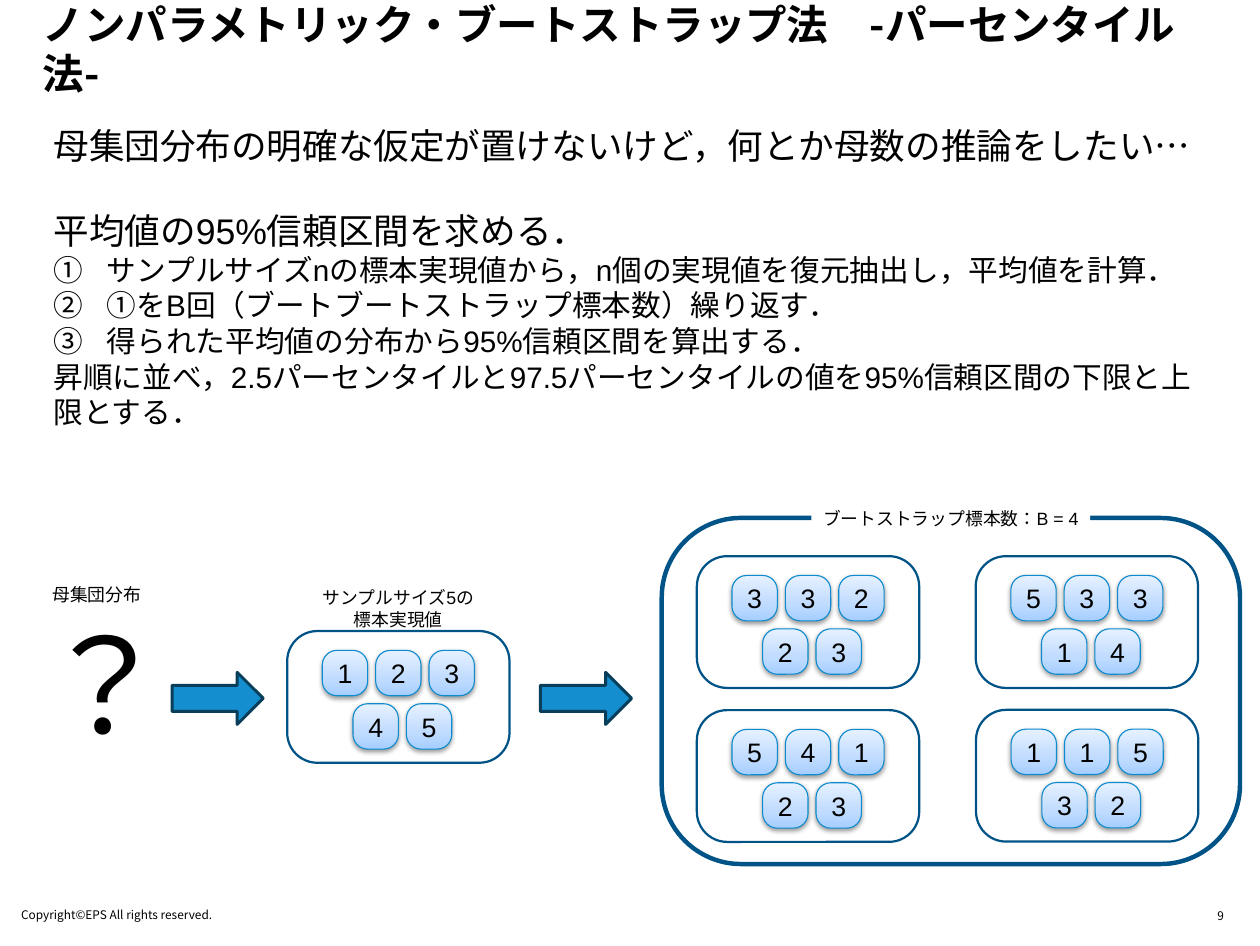
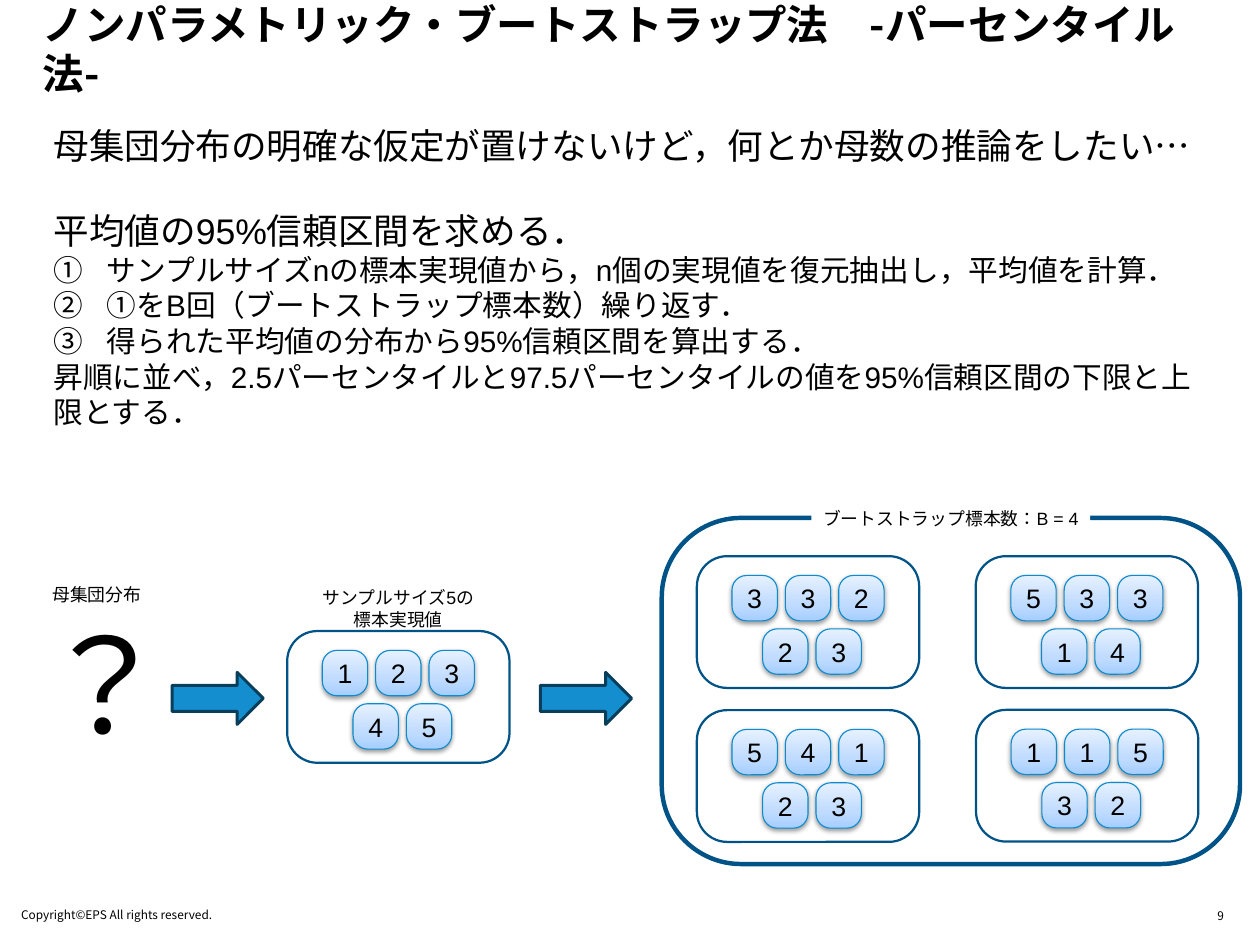
Before and after one commit to R-with-Pharma-Labo/Meetup_1, a slide deck: slide 9 of Materials/1620-1630_Nakagawa/はじめてのシミュレーション_R with Pharma Lab_20260408.pptx. Drawn at 1260x946 pixels with LibreOffice and Linux fonts; fonts in the diff are those of the drawing; background and template pictures are left out. Boxes give left, top, right and bottom in pixels: in the first picture for what was removed or moved away, otherwise in the second. Text is boxed around its words. In the diff, an @@ line names an element or a change of style, - is before the commit and + after.

```diff
--- a/Materials/1620-1630_Nakagawa/はじめてのシミュレーション_R with Pharma Lab_20260408.pptx
+++ b/Materials/1620-1630_Nakagawa/はじめてのシミュレーション_R with Pharma Lab_20260408.pptx
@@ text at (107,290,749,319): text changed @@
-2. ①をB回（ブートブートストラップ標本数）繰り返す．
+2. ①をB回（ブートストラップ標本数）繰り返す．
```
Also in this commit, not shown: 4 other slides changed.
